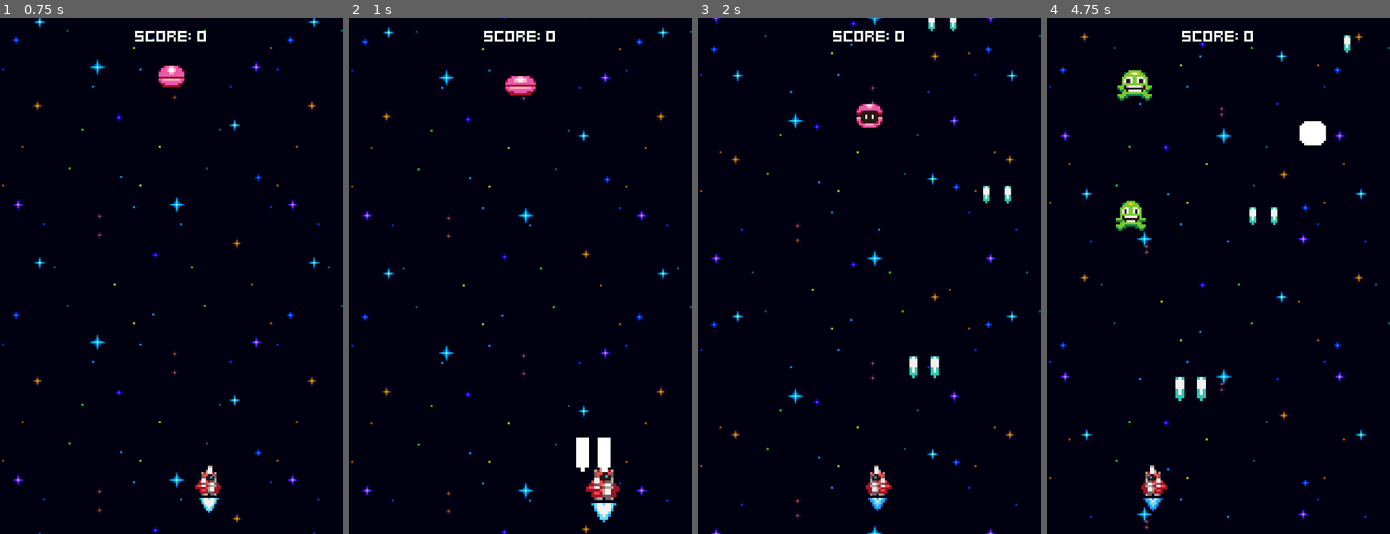
Above: before the commit, frames 1-4 (left to right).
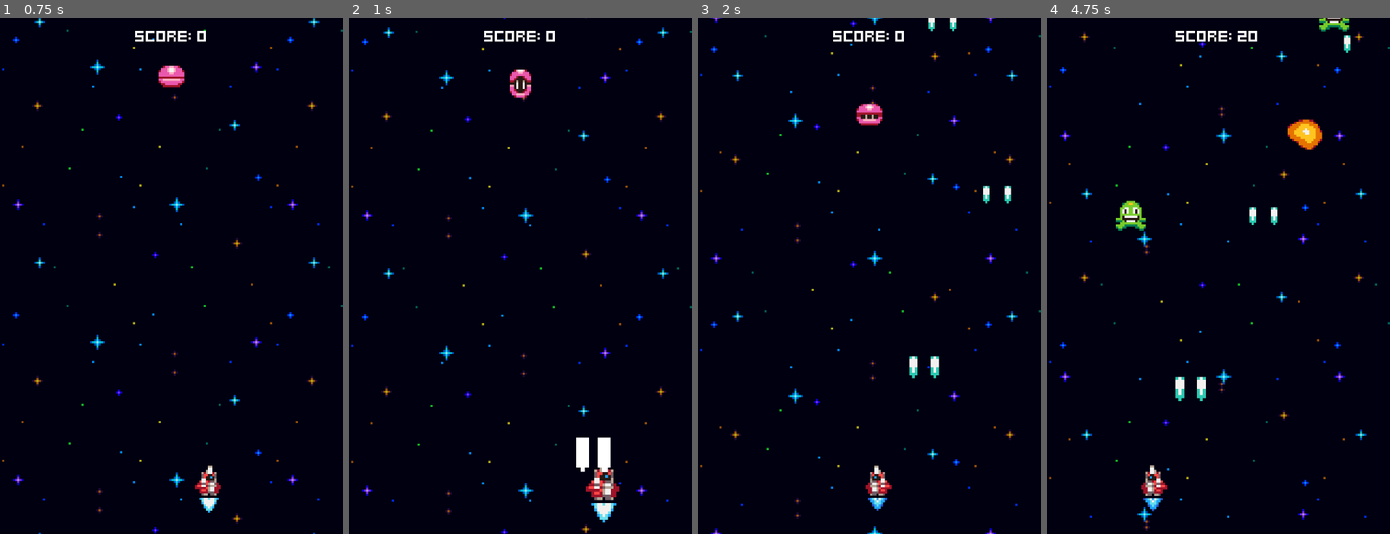
Above: after the commit, the same moments.

Repository: SeaBassy4/Galaxy-Shooter
Game: Godot game, scene res://menus/menu.tscn
Same seed, same stepped clock (60 frames per second), same inputs: the game is played once before the commit and once after it.
Inputs:
- Up to frame 1 (0.75 s): tap Space at 0.5 s; hold Right (ui_right) from 0.53 s (still down)
- Up to frame 2 (1 s): keep holding Right (ui_right); tap Enter (ui_accept) at 0.77 s
- Up to frame 3 (2 s): release Right (ui_right) at 1.28 s; hold Left (ui_left) from 1.28 s (still down); tap Enter (ui_accept) at 1.52 s
- Up to frame 4 (4.75 s): release Left (ui_left) at 2.03 s; hold Right (ui_right) 2.03-3.53 s; tap Enter (ui_accept) at 3.02, 3.77, 4.52 s; hold Left (ui_left) from 3.53 s (still down)

Frame 1 is identical in both runs. In frame 2, 0.4% of the frame differs, in the area x 45-55%, y 10-16%; in frame 3, 0.2%; in frame 4, 1.4%, in the area x 20-89%, y 0-26%.

Commit message:
chore: difficulty curve logic, tutorial 17

Diff:
--- a/enemies/enemy_generator.gd
+++ b/enemies/enemy_generator.gd
@@ -3,6 +3,7 @@
 @export var GreenEnemyScene: PackedScene
 @export var YellowEnemyScene: PackedScene
 @export var PinkEnemyScene: PackedScene
+@export var game_stats: GameStats
 
 var margin = 8
 var screen_width = ProjectSettings.get_setting("display/window/size/viewport_width")
@@ -18,10 +19,19 @@
 func _ready() -> void:
 	print("Pink enemy script is running")
 	green_enemy_spawn_timer.timeout.connect(handle_spawn.bind(GreenEnemyScene, green_enemy_spawn_timer))
-	pink_enemy_spawn_timer.timeout.connect(handle_spawn.bind(PinkEnemyScene, pink_enemy_spawn_timer))
-	yellow_enemy_spawn_timer.timeout.connect(handle_spawn.bind(YellowEnemyScene, yellow_enemy_spawn_timer))
+	pink_enemy_spawn_timer.timeout.connect(handle_spawn.bind(PinkEnemyScene, pink_enemy_spawn_timer, 20.0))
+	yellow_enemy_spawn_timer.timeout.connect(handle_spawn.bind(YellowEnemyScene, yellow_enemy_spawn_timer, 10.0))
 
-func handle_spawn(enemy_scene: PackedScene, timer: Timer) -> void:
+	game_stats.score_changed.connect(func(new_score: int):
+		if new_score > 50:
+			yellow_enemy_spawn_timer.process_mode = Node.PROCESS_MODE_INHERIT
+		if new_score > 250:
+			pink_enemy_spawn_timer.process_mode = Node.PROCESS_MODE_INHERIT
+		)
+
+
+func handle_spawn(enemy_scene: PackedScene, timer: Timer, time_offset: float = 1.0) -> void:
 	spawner_component.scene = enemy_scene
 	spawner_component.spawn(Vector2(randf_range(margin, screen_width - margin), -16))
-	timer.start()
+	var spawn_rate = time_offset / (0.5 + (game_stats.score * 0.01))
+	timer.start(spawn_rate + randf_range(0.25, 0.5))
--- a/enemies/enemy_generator.tscn
+++ b/enemies/enemy_generator.tscn
@@ -1,16 +1,18 @@
-[gd_scene load_steps=6 format=3 uid="uid://7okaopdc7rj1"]
+[gd_scene load_steps=7 format=3 uid="uid://7okaopdc7rj1"]
 
 [ext_resource type="Script" uid="uid://ce3iili6blpi7" path="res://enemies/enemy_generator.gd" id="1_k80ol"]
 [ext_resource type="Script" uid="uid://bneo6jj2rb37" path="res://components/spawner_component.gd" id="2_d5nw7"]
 [ext_resource type="PackedScene" uid="uid://ummsbadbn0w1" path="res://enemies/green_enemy.tscn" id="2_m4hnj"]
 [ext_resource type="PackedScene" uid="uid://dxk1227ox7d2x" path="res://enemies/yellow_enemy.tscn" id="3_m4hnj"]
 [ext_resource type="PackedScene" uid="uid://j3opldr76x5q" path="res://enemies/pink_enemy.tscn" id="4_fag5v"]
+[ext_resource type="Resource" uid="uid://rdveduduk2bn" path="res://game_stats.tres" id="5_rpav0"]
 
 [node name="EnemyGenerator" type="Node2D"]
 script = ExtResource("1_k80ol")
 GreenEnemyScene = ExtResource("2_m4hnj")
 YellowEnemyScene = ExtResource("3_m4hnj")
 PinkEnemyScene = ExtResource("4_fag5v")
+game_stats = ExtResource("5_rpav0")
 
 [node name="SpawnerComponent" type="Node2D" parent="."]
 script = ExtResource("2_d5nw7")
@@ -22,11 +24,13 @@
 autostart = true
 
 [node name="YellowEnemySpawnTimer" type="Timer" parent="."]
+process_mode = 4
 wait_time = 5.0
 one_shot = true
 autostart = true
 
 [node name="PinkEnemySpawnTimer" type="Timer" parent="."]
+process_mode = 4
 wait_time = 9.0
 one_shot = true
 autostart = true
--- a/enemies/green_enemy.tscn
+++ b/enemies/green_enemy.tscn
@@ -46,9 +46,6 @@
 autoplay = "move"
 frame_progress = 0.7035892
 
-[node name="StatsComponent" parent="." index="1"]
-health = 3
-
 [node name="MoveComponent" parent="." index="2"]
 velocity = Vector2(0, 40)
 
--- a/enemies/pink_enemy.tscn
+++ b/enemies/pink_enemy.tscn
@@ -65,10 +65,10 @@
 [node name="AnimatedSprite2D" parent="." index="0"]
 sprite_frames = SubResource("SpriteFrames_0tkce")
 autoplay = "default"
-frame_progress = 0.70104355
+frame_progress = 0.74658066
 
 [node name="StatsComponent" parent="." index="1"]
-health = 6
+health = 3
 
 [node name="VisibleOnScreenNotifier2D" parent="." index="3"]
 position = Vector2(3, -2)
--- a/enemies/yellow_enemy.tscn
+++ b/enemies/yellow_enemy.tscn
@@ -42,7 +42,7 @@
 frame_progress = 0.044360477
 
 [node name="StatsComponent" parent="." index="1"]
-health = 6
+health = 2
 
 [node name="MoveComponent" parent="." index="2"]
 velocity = Vector2(0, 10)
